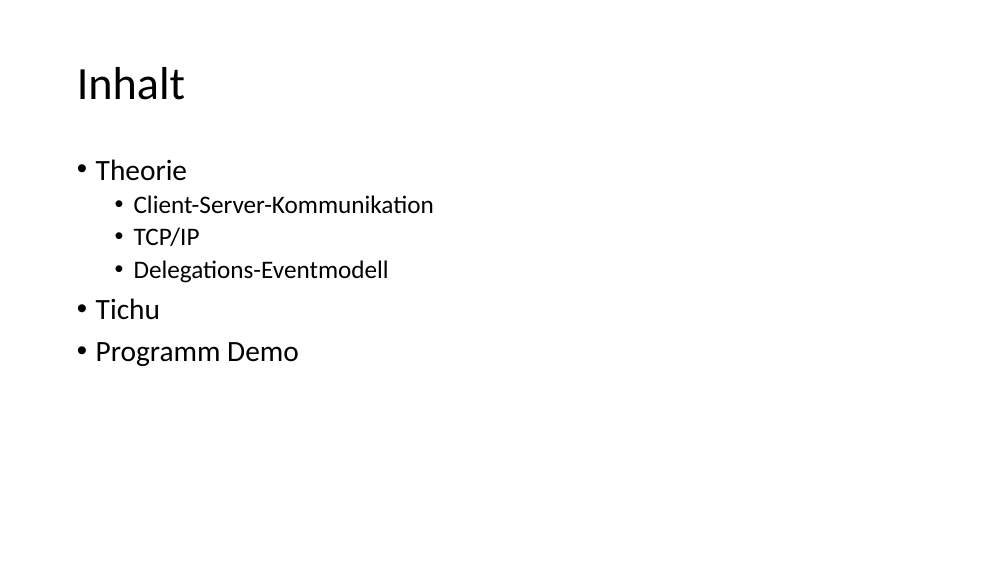
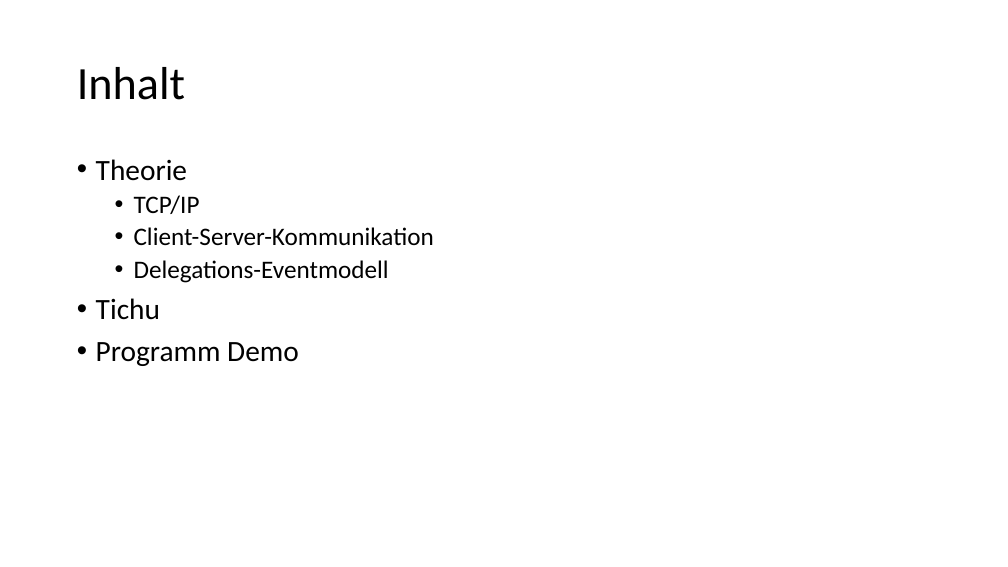
Before and after one commit to NickDenzler/MA_Praesentation, a slide deck: slide 2 of MA Präsentation.pptx. Drawn at 1008x567 pixels with LibreOffice and Linux fonts; fonts in the diff are those of the drawing. Boxes give left, top, right and bottom in pixels: in the first picture for what was removed or moved away, otherwise in the second. Text is boxed around its words. In the diff, an @@ line names an element or a change of style, - is before the commit and + after.

```diff
--- a/MA Präsentation.pptx
+++ b/MA Präsentation.pptx
@@ text at (x1=134, y1=195, x2=200, y2=214): paragraph added @@
+  • TCP/IP
@@ text at (x1=134, y1=227, x2=200, y2=246): paragraph removed @@
-  • TCP/IP
```
Also in this commit, not shown: 5 slides added.
